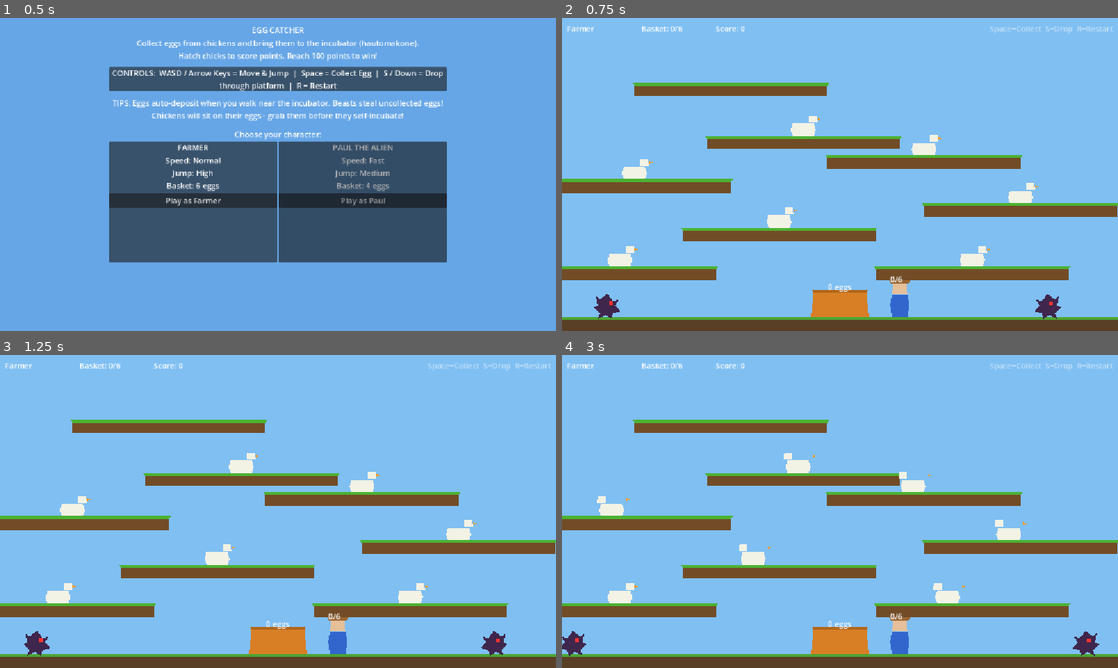
Above: before the commit, frames 1-4 (two rows, left to right).
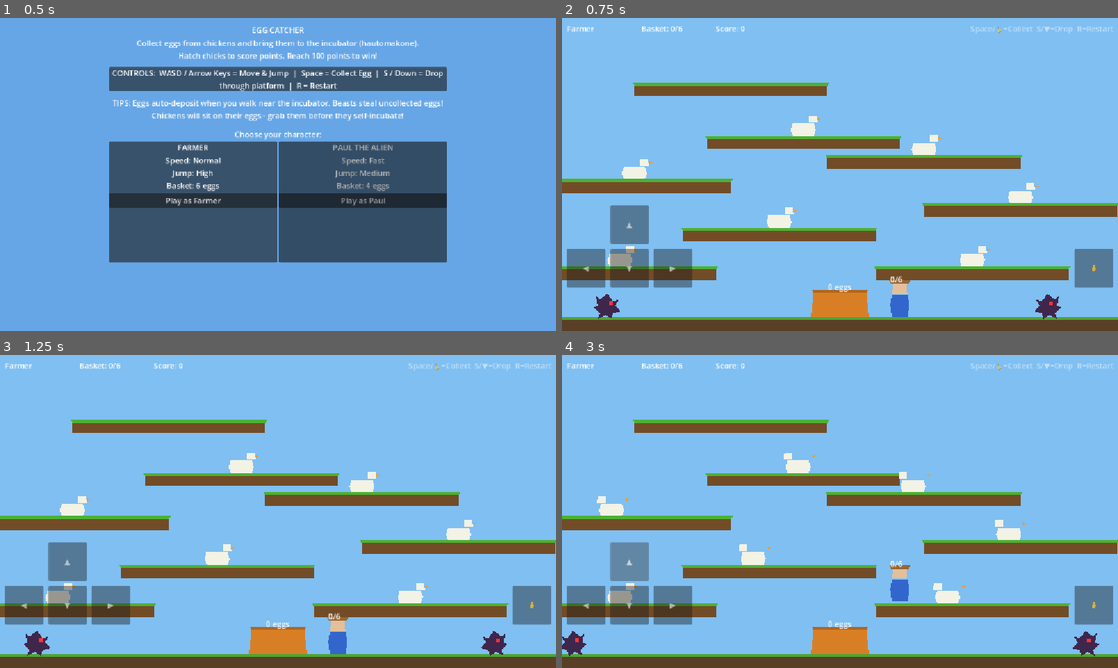
Above: after the commit, the same moments.

Repository: ljack/egg-catcher
Game: Godot game, scene res://scenes/main_menu.tscn
The game is run twice, just before and just after one commit, with the same random seed, the same clock (stepped at 60 frames per second) and the same inputs. Sound files missing from this copy of the repository are replaced by a short silence.
Inputs (mouse positions are in pixels of both pictures, inside the frame that each line leads up to):
- Up to frame 1 (0.5 s): no input
- Up to frame 2 (0.75 s): click "Play as Farmer" at 0.5 s
- Up to frame 3 (1.25 s): no input
- Up to frame 4 (3 s): click (584, 605) at 1.25 s, where only the run after the commit has a clickable "◀"; click (673, 605) at 2 s, where only the run after the commit has a clickable "▶"; click (628, 561) at 2.75 s, where only the run after the commit has a clickable "▲"

Frame 1 is identical in both runs. In frame 2, 4.4% of the frame differs, in the area x 0-100%, y 2-87%; in frame 3, 4.4%; in frame 4, 5.2%, in the area x 0-100%, y 2-96%.

Commit message:
Add touch controls for mobile usage
Agent-Logs-Url: https://github.com/ljack/egg-catcher/sessions/404af1b5-4aa2-4a1d-9736-ea6c6a646b6c

Co-authored-by: ljack <3129138+ljack@users.noreply.github.com>

Diff:
--- a/scenes/game.tscn
+++ b/scenes/game.tscn
@@ -7,6 +7,7 @@
 [ext_resource type="PackedScene" uid="uid://bse010ps4g75o" path="res://scenes/incubator.tscn" id="7_ssvqc"]
 [ext_resource type="PackedScene" uid="uid://be8qbmt0fe144" path="res://scenes/player.tscn" id="9_1kice"]
 [ext_resource type="PackedScene" uid="uid://eo30kruldshw" path="res://scenes/hud.tscn" id="11_37s47"]
+[ext_resource type="PackedScene" uid="uid://btchrctrl0sc" path="res://scenes/touch_controls.tscn" id="14_touch"]
 [ext_resource type="AudioStream" uid="uid://bisiopwcgarpn" path="res://audio/background_music.mp3" id="13_kvuet"]
 
 [sub_resource type="RectangleShape2D" id="RectangleShape2D_ground"]
@@ -92,6 +93,8 @@
 
 [node name="HUD" parent="." instance=ExtResource("11_37s47")]
 
+[node name="TouchControls" parent="." instance=ExtResource("14_touch")]
+
 [node name="BGMusic" type="AudioStreamPlayer" parent="."]
 stream = ExtResource("13_kvuet")
 volume_db = -5.0
--- a/scenes/hud.tscn
+++ b/scenes/hud.tscn
@@ -33,5 +33,5 @@
 [node name="ControlsHint" type="Label" parent="MarginContainer/HBoxContainer"]
 layout_mode = 2
 size_flags_horizontal = 10
-text = "Space=Collect  S=Drop  R=Restart"
+text = "Space/✋=Collect  S/▼=Drop  R=Restart"
 modulate = Color(1, 1, 1, 0.5)
--- /dev/null
+++ b/scenes/touch_controls.tscn
@@ -0,0 +1,69 @@
+[gd_scene format=3 uid="uid://btchrctrl0sc"]
+
+[ext_resource type="Script" uid="uid://dx9m4n7kzwr2" path="res://scripts/touch_controls.gd" id="1_touch"]
+
+[node name="TouchControls" type="CanvasLayer"]
+layer = 10
+script = ExtResource("1_touch")
+
+[node name="Controls" type="Control" parent="."]
+anchor_right = 1.0
+anchor_bottom = 1.0
+mouse_filter = 2
+
+[node name="LeftButton" type="Button" parent="Controls"]
+anchor_top = 1.0
+anchor_bottom = 1.0
+offset_left = 10.0
+offset_top = -170.0
+offset_right = 90.0
+offset_bottom = -90.0
+modulate = Color(1, 1, 1, 0.7)
+text = "◀"
+tooltip_text = "Move Left"
+
+[node name="RightButton" type="Button" parent="Controls"]
+anchor_top = 1.0
+anchor_bottom = 1.0
+offset_left = 190.0
+offset_top = -170.0
+offset_right = 270.0
+offset_bottom = -90.0
+modulate = Color(1, 1, 1, 0.7)
+text = "▶"
+tooltip_text = "Move Right"
+
+[node name="JumpButton" type="Button" parent="Controls"]
+anchor_top = 1.0
+anchor_bottom = 1.0
+offset_left = 100.0
+offset_top = -260.0
+offset_right = 180.0
+offset_bottom = -180.0
+modulate = Color(1, 1, 1, 0.7)
+text = "▲"
+tooltip_text = "Jump"
+
+[node name="DownButton" type="Button" parent="Controls"]
+anchor_top = 1.0
+anchor_bottom = 1.0
+offset_left = 100.0
+offset_top = -170.0
+offset_right = 180.0
+offset_bottom = -90.0
+modulate = Color(1, 1, 1, 0.7)
+text = "▼"
+tooltip_text = "Drop / Fall Through"
+
+[node name="CollectButton" type="Button" parent="Controls"]
+anchor_left = 1.0
+anchor_top = 1.0
+anchor_right = 1.0
+anchor_bottom = 1.0
+offset_left = -90.0
+offset_top = -170.0
+offset_right = -10.0
+offset_bottom = -90.0
+modulate = Color(1, 1, 1, 0.7)
+text = "✋"
+tooltip_text = "Collect Eggs"
--- /dev/null
+++ b/scripts/touch_controls.gd
@@ -0,0 +1,33 @@
+extends CanvasLayer
+
+# Touch control overlay for mobile / web usage.
+# Each on-screen button simulates the corresponding input action so that
+# the existing player.gd keyboard logic works without modification.
+
+@onready var left_button: Button = $Controls/LeftButton
+@onready var right_button: Button = $Controls/RightButton
+@onready var jump_button: Button = $Controls/JumpButton
+@onready var down_button: Button = $Controls/DownButton
+@onready var collect_button: Button = $Controls/CollectButton
+
+func _ready() -> void:
+	left_button.button_down.connect(_press.bind("move_left"))
+	left_button.button_up.connect(_release.bind("move_left"))
+
+	right_button.button_down.connect(_press.bind("move_right"))
+	right_button.button_up.connect(_release.bind("move_right"))
+
+	jump_button.button_down.connect(_press.bind("move_up"))
+	jump_button.button_up.connect(_release.bind("move_up"))
+
+	down_button.button_down.connect(_press.bind("move_down"))
+	down_button.button_up.connect(_release.bind("move_down"))
+
+	collect_button.button_down.connect(_press.bind("collect"))
+	collect_button.button_up.connect(_release.bind("collect"))
+
+func _press(action: String) -> void:
+	Input.action_press(action)
+
+func _release(action: String) -> void:
+	Input.action_release(action)
Not shown, added: scripts/touch_controls.gd.uid
